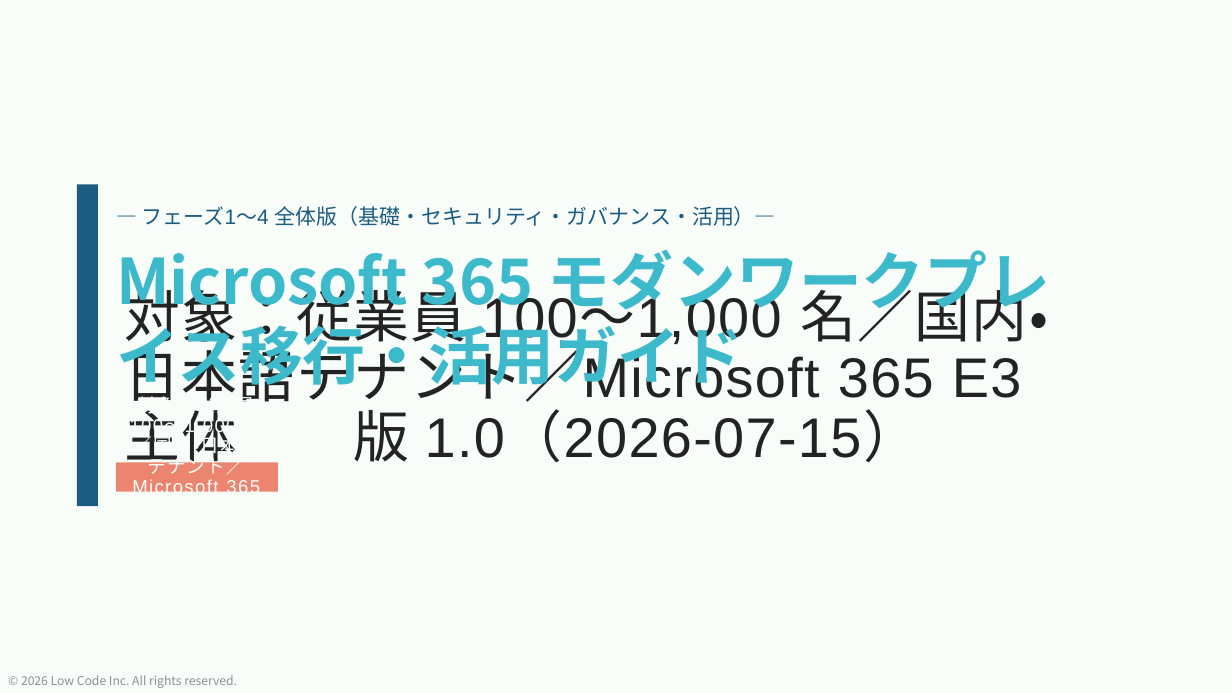
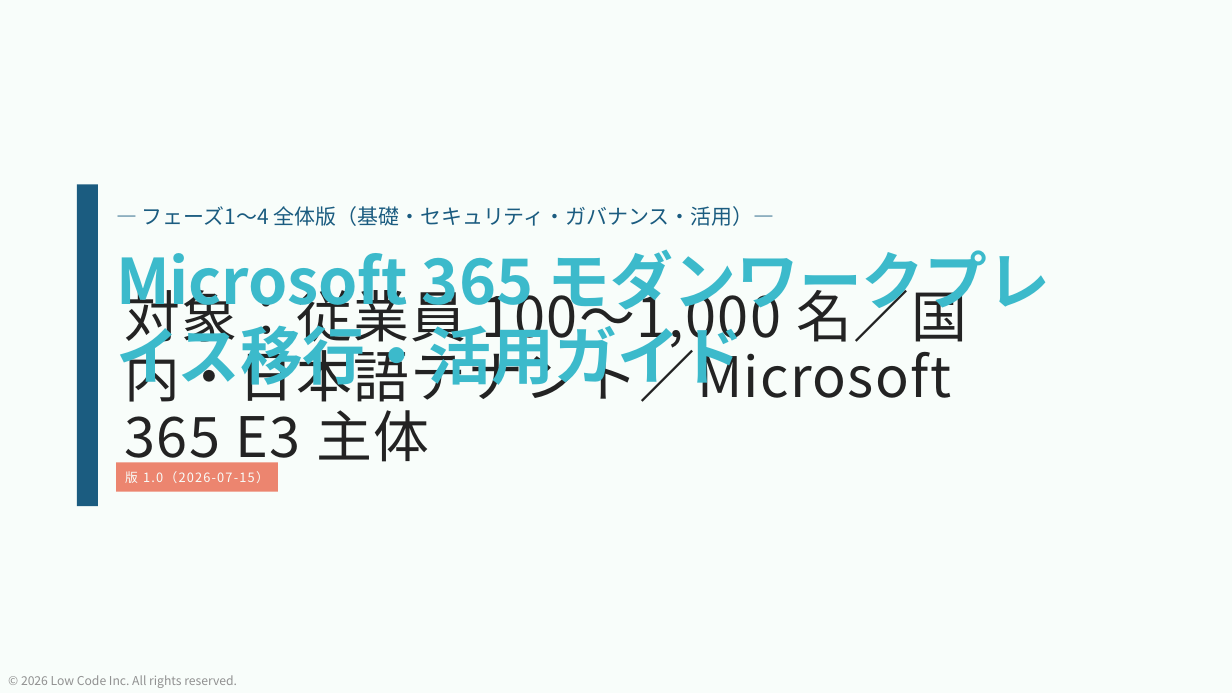
Before and after one commit to takuyanakamura881awc-beep/awc-naka881-repo, a slide deck: slide 1 of sharepoint-online-guide/SharePoint-Online活用ガイド_フェーズ1-4.pptx. Drawn at 1232x693 pixels with LibreOffice and Linux fonts; fonts in the diff are those of the drawing. Boxes give left, top, right and bottom in pixels: in the first picture for what was removed or moved away, otherwise in the second. Text is boxed around its words. In the diff, an @@ line names an element or a change of style, - is before the commit and + after.

```diff
--- a/sharepoint-online-guide/SharePoint-Online活用ガイド_フェーズ1-4.pptx
+++ b/sharepoint-online-guide/SharePoint-Online活用ガイド_フェーズ1-4.pptx
@@ subtitle "― フェーズ1〜4 全体版（基礎・セキュリティ・ガバナンス・活用）―" at (142,206,774,226): font Arial to Noto Sans CJK JP @@
@@ text at (124,280,967,472): text changed; font Arial to Noto Sans CJK JP @@
-対象：従業員 100〜1,000 名／国内・日本語テナント／Microsoft 365 E3 主体 版 1.0（2026-07-15）
+対象：従業員 100〜1,000 名／国内・日本語テナント／Microsoft 365 E3 主体
@@ text at (125,471,255,483): text changed; size 16 to 11 pt; font Arial to Noto Sans CJK JP @@
-対象：従業員 100〜1,000 名／国内・日本語テナント／Microsoft 365 E3 主体 版 1.0（2026-07-15）
+版 1.0（2026-07-15）
```
Also in this commit, not shown: 9 other slides changed.
